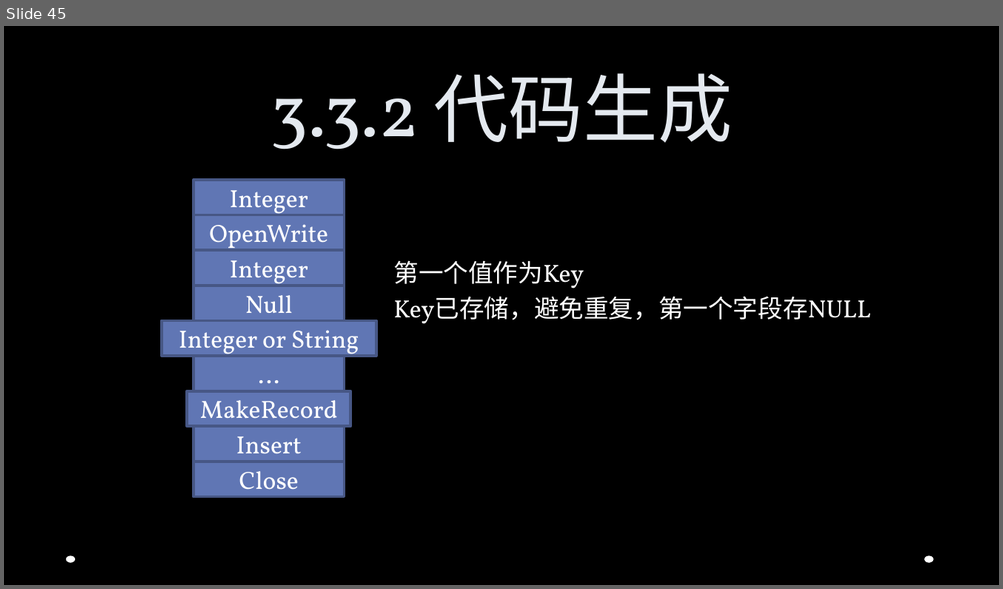
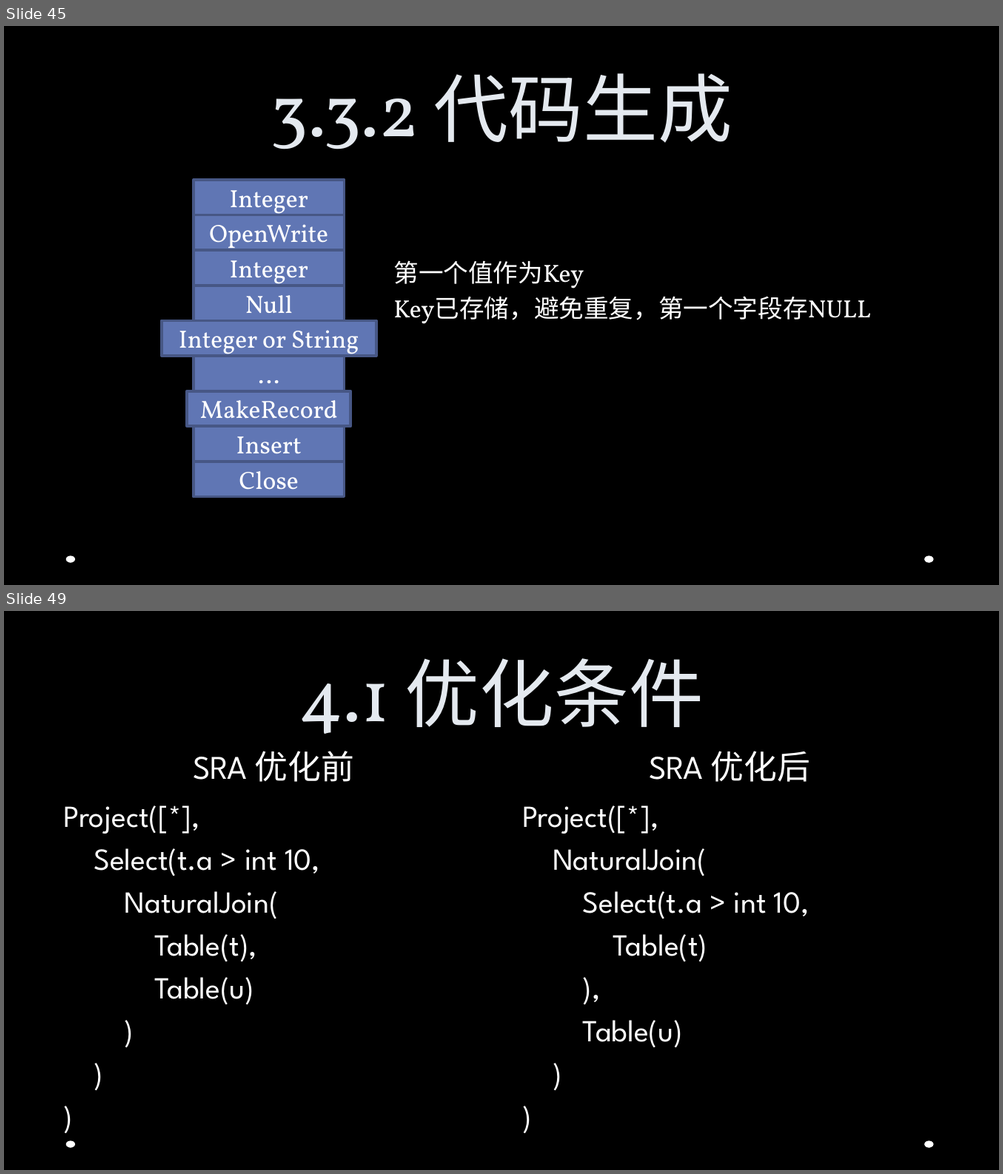
Before and after one commit to Jusot/chidb, a slide deck: documents/slides/ppt.pptx. Shown one above the other, each under a label of ours: slide 45 before the commit, slides 45 and 49 after it; the slides between them are not shown. The pictures are 1003x589 and 1003x1174 pixels, drawn with LibreOffice and Linux fonts; fonts in the diff are those of the drawing; background and template pictures are left out. Boxes give left, top, right and bottom in pixels: in the first picture for what was removed or moved away, otherwise in the second. Text is boxed around its words. In the diff, an @@ line names an element or a change of style, - is before the commit and + after.

```diff
--- a/documents/slides/ppt.pptx
+++ b/documents/slides/ppt.pptx
@@ slide 49 added at box(4, 611, 999, 1170), background picture (left out); not listed: 2 template elements that a slide beside it also shows @@
@@ title added at box(299, 658, 703, 755), 54 pt, text #E4E9EF @@
+4.1 优化条件
@@ text added at box(193, 751, 354, 782), 24 pt, text #FFFFFF @@
+SRA 优化前
@@ text added at box(649, 751, 810, 782), 24 pt, text #FFFFFF @@
+SRA 优化后
@@ text added at box(64, 806, 320, 1005), 22.2 pt, text #FFFFFF @@
+Project([*],
+Select(t.a > int 10,
+NaturalJoin(
+Table(t),
+Table(u)
+)
+)
+)
@@ text added at box(522, 806, 809, 1048), 22.2 pt, text #FFFFFF @@
+Project([*],
+NaturalJoin(
+Select(t.a > int 10,
+Table(t)
+),
+Table(u)
+)
+)
```
Also in this commit, not shown: 4 slides changed, 6 other slides added.
